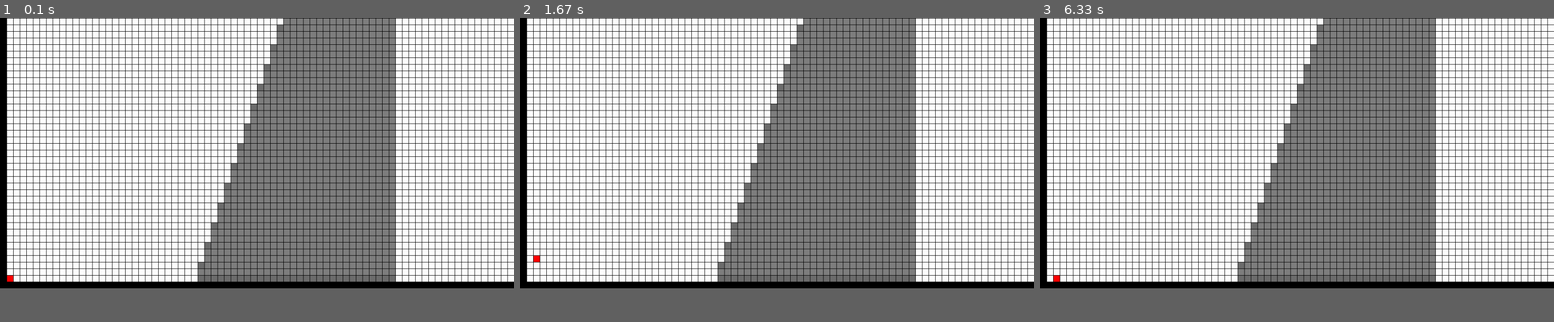
Above: before the commit, frames 1-3 (left to right).
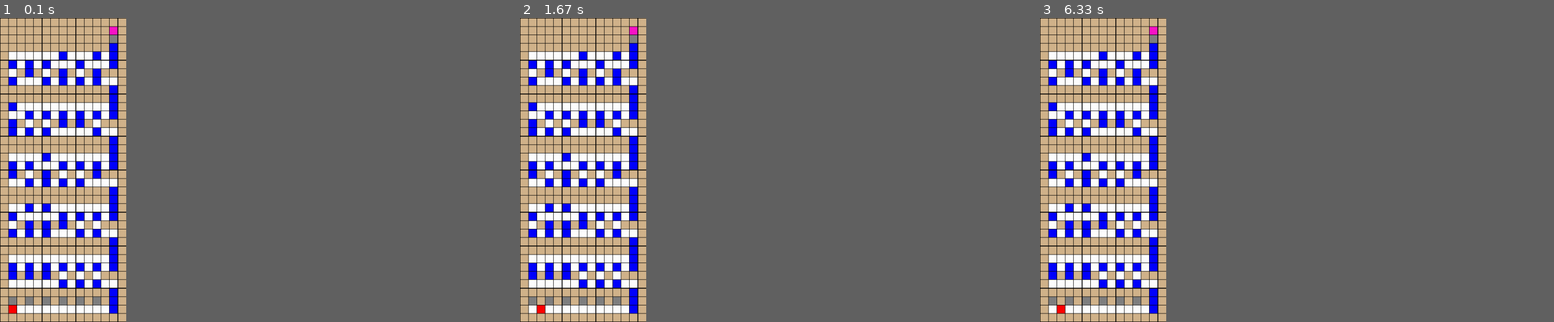
Above: after the commit, the same moments.

Repository: KirbyG/np-gravity-arcade
Game: pygame game, started from np-gravity.py
Same seed, same stepped clock (60 frames per second), same inputs: the game is played once before the commit and once after it.
Inputs:
- Up to frame 1 (0.1 s): no input
- Up to frame 2 (1.67 s): hold Right 0.33-0.8 s; hold Up 0.83-1.13 s
- Up to frame 3 (6.33 s): hold Left 1.67-2.2 s; hold Right 5.8-6.27 s
The window is 900x473 before the commit and 221x532 after it. Grey fills any space a smaller window leaves; there, only what the larger window draws over its background counts as a difference.

The runs differ from the first frame. In frame 1, 58% of the frame differs, in the area x 0-100%, y 0-100%; in frame 2, 58%; in frame 3, 58%.

Commit message:
edge-of-window buffering

Diff:
--- a/artist.py
+++ b/artist.py
@@ -1,25 +1,35 @@
 import pygame
+import os
 from common_constants import Vector
 
-MIN_BLOCK_DIM = 15
-
+# in charge of drawing Game objects
 class Artist:
     def __init__(self, game):
         self.game = game
 
+        # pygame setup
+        os.environ['SDL_VIDEO_WINDOW_POS'] = "%d,%d" % (0,0)
         pygame.init()
-        pygame.display.set_caption(' Reduction')
+        pygame.display.set_caption(f'{type(game).__name__} Reduction')
 
-        BUFFER = 100
+        # compute constants
+
+        # this is the approximate height of the menu bar at the top of iOS
+        BUFFER = 28
+
+        # how much display space we have to work with
         SCREEN_DIM = Vector(pygame.display.Info().current_w - BUFFER, pygame.display.Info().current_h - BUFFER)
+
+        #
         FITTED_BLOCK_DIM = SCREEN_DIM / game.grid.dim
+        MIN_BLOCK_DIM = 15
         self.BLOCK_DIM = max(MIN_BLOCK_DIM, min(FITTED_BLOCK_DIM()))
-        print(self.BLOCK_DIM)
-        self.WINDOW_DIM = Vector(int(min(SCREEN_DIM.x - (SCREEN_DIM.x % self.BLOCK_DIM), self.BLOCK_DIM * game.grid.dim.x)), int(min(SCREEN_DIM.y - (SCREEN_DIM.y % self.BLOCK_DIM), self.BLOCK_DIM * game.grid.dim.y)))
-        self.WINDOW_BLOCKS = Vector(int(self.WINDOW_DIM.x / self.BLOCK_DIM), int(self.WINDOW_DIM.y / self.BLOCK_DIM))
+        self.WINDOW_DIM = Vector(int(round(min(SCREEN_DIM.x - (SCREEN_DIM.x % self.BLOCK_DIM), self.BLOCK_DIM * game.grid.dim.x))), int(round(min(SCREEN_DIM.y - (SCREEN_DIM.y % self.BLOCK_DIM), self.BLOCK_DIM * game.grid.dim.y))))
+        self.WINDOW_BLOCKS = Vector(int(round(self.WINDOW_DIM.x / self.BLOCK_DIM)), int(round(self.WINDOW_DIM.y / self.BLOCK_DIM)))
         self.CENTER = Vector(int(self.WINDOW_BLOCKS.x / 2), int(self.WINDOW_BLOCKS.y / 2))
+
+        # store pygame resources
         self.screen = pygame.display.set_mode(self.WINDOW_DIM())
-
         self.clock = pygame.time.Clock()
 
         # initial render
@@ -31,7 +41,10 @@
     def draw(self):
         # compute the offset vector
         offset = Vector(min(self.game.grid.dim.x - self.WINDOW_BLOCKS.x, max(0, self.game.player.pos.x - self.CENTER.x)), min(self.game.grid.dim.y - self.WINDOW_BLOCKS.y, max(0, self.game.player.pos.y - self.CENTER.y)))
-        print(offset)
+
+        # set the background to black
+        pygame.draw.rect(self.screen, (0, 0 ,0), [0, 0, self.WINDOW_DIM.x, self.WINDOW_DIM.y])
+
         # draw the subgrid
         for x in range(offset.x, offset.x + self.WINDOW_BLOCKS.x):
             for y in range(offset.y, offset.y + self.WINDOW_BLOCKS.y):
--- a/common_constants.py
+++ b/common_constants.py
@@ -10,7 +10,7 @@
           'support': (255, 255, 255),
           'air': (255, 255, 255),
           'slab': (128, 128, 128),
-          'border': (0, 0, 0),
+          'border': (0, 200, 0),
           'tip':  (110,  110, 110),
           'gripped': (50, 50, 50)
         }
--- a/megalit.py
+++ b/megalit.py
@@ -36,6 +36,7 @@
 
         # container for all slabs in the level
         self.slabs = []
+        # level for demoing bi-driectional scrolling
         for x in range(30, 60):
             self.slabs.append(Slab(self.grid, Vector(x, 1), Vector(0, 3 * (x - 29))))
         # left structure
--- a/np-gravity.py
+++ b/np-gravity.py
@@ -1,4 +1,4 @@
-# this file reads user input
+# this file reads user input, first from CLI, then in the game loop
 
 # SETUP
 
@@ -37,7 +37,7 @@
 
 # create game instance of the correct type
 puzzle = Puzzle(raw_input)
-game = Megalit(puzzle) if not args.megalit else Popils(puzzle)
+game = Megalit(puzzle) if args.megalit else Popils(puzzle)
 artist = Artist(game)
 
 # game loop
Not shown, changed: README.md
